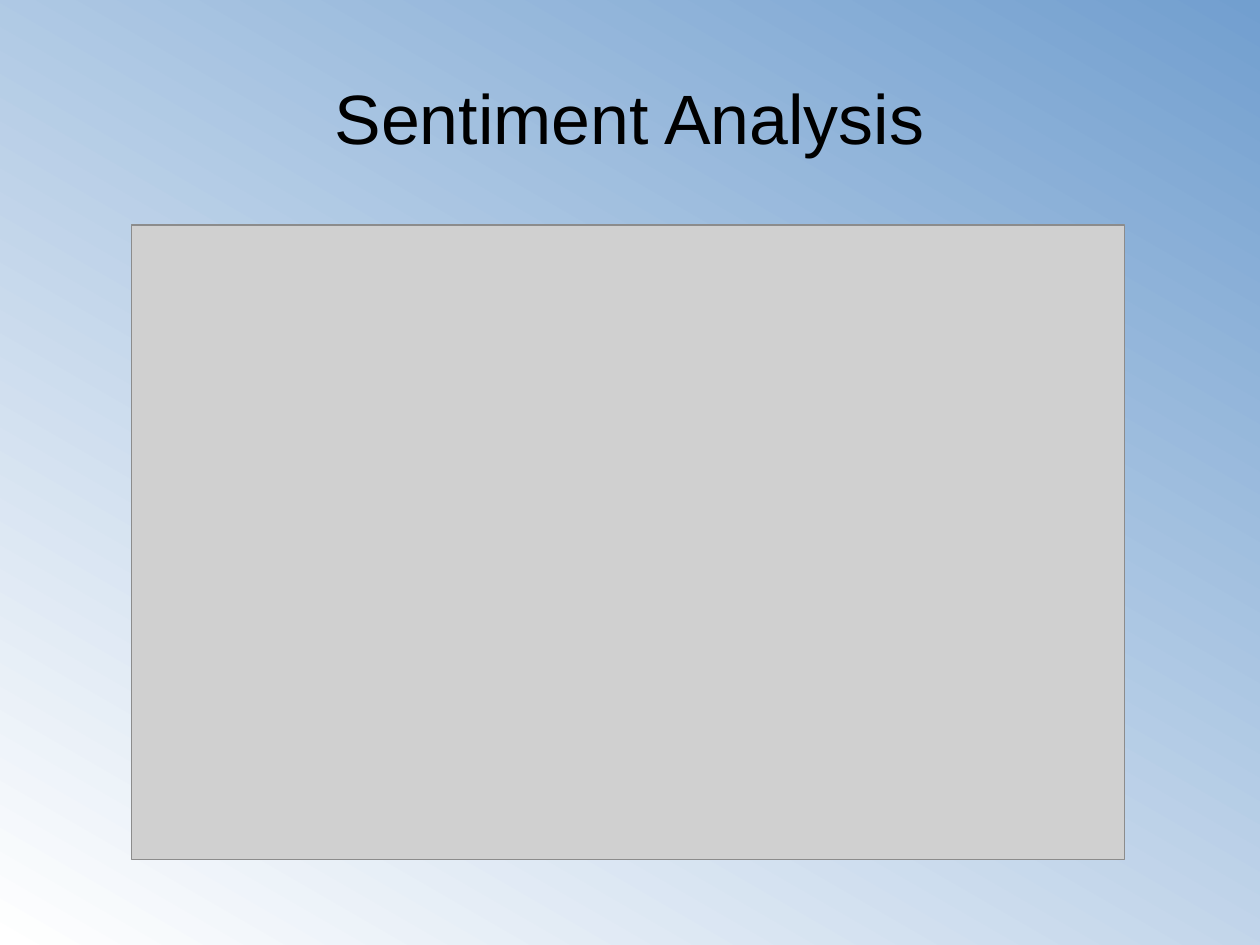
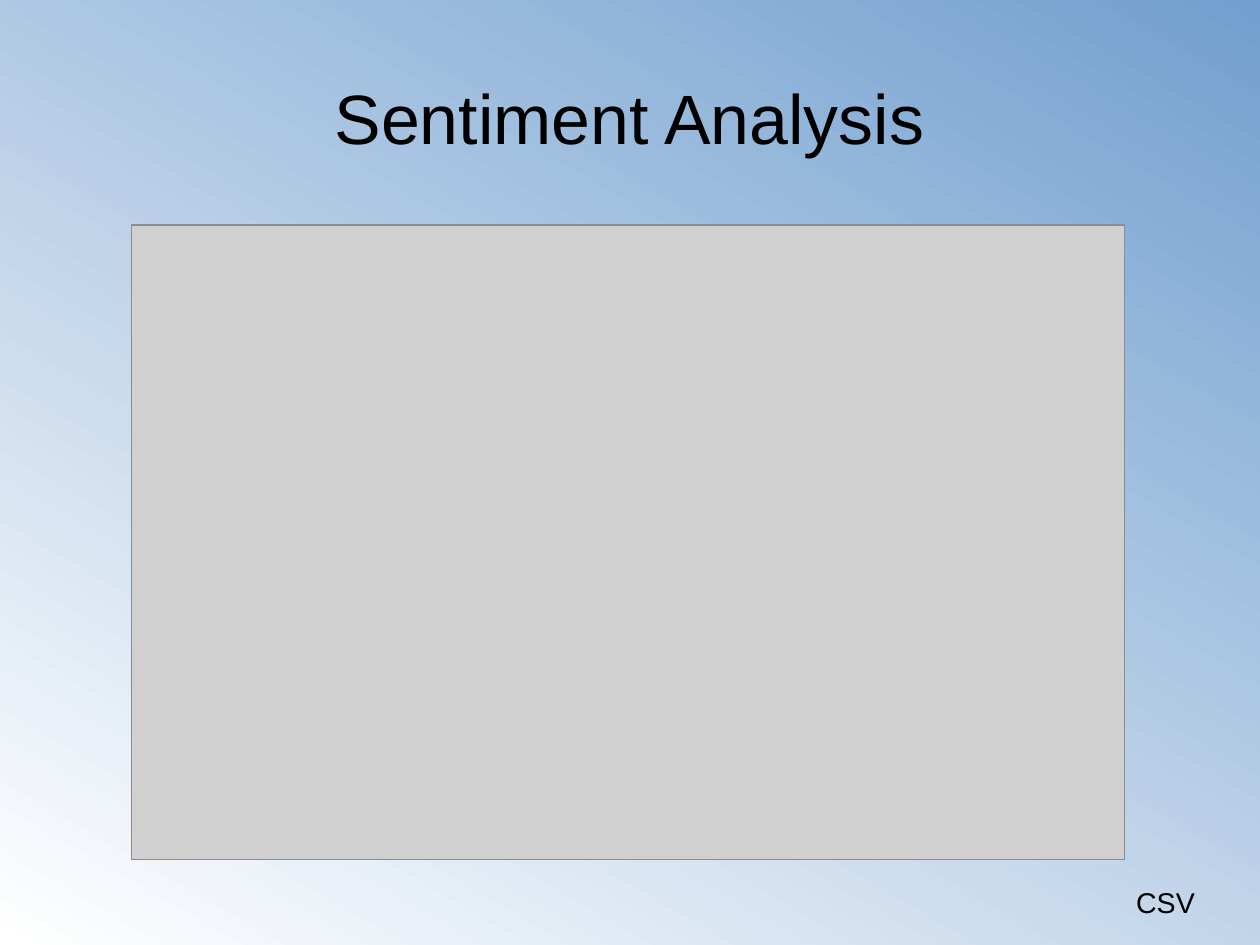
Before and after one commit to chun9men9/pet_webscrap, a slide deck: slide 14 of ppt_slides/Web Scrape - Chewy.com Pet Food.odp. Drawn at 1260x945 pixels with LibreOffice and Linux fonts; fonts in the diff are those of the drawing; grey boxes stand for pictures. Boxes give left, top, right and bottom in pixels: in the first picture for what was removed or moved away, otherwise in the second. Text is boxed around its words. In the diff, an @@ line names an element or a change of style, - is before the commit and + after.

```diff
--- a/ppt_slides/Web Scrape - Chewy.com Pet Food.odp
+++ b/ppt_slides/Web Scrape - Chewy.com Pet Food.odp
@@ text added at bbox=[1136, 893, 1195, 914], 18 pt, text #000000 @@
+CSV
```
Also in this commit, not shown: 1 other slide changed, 2 other files.
